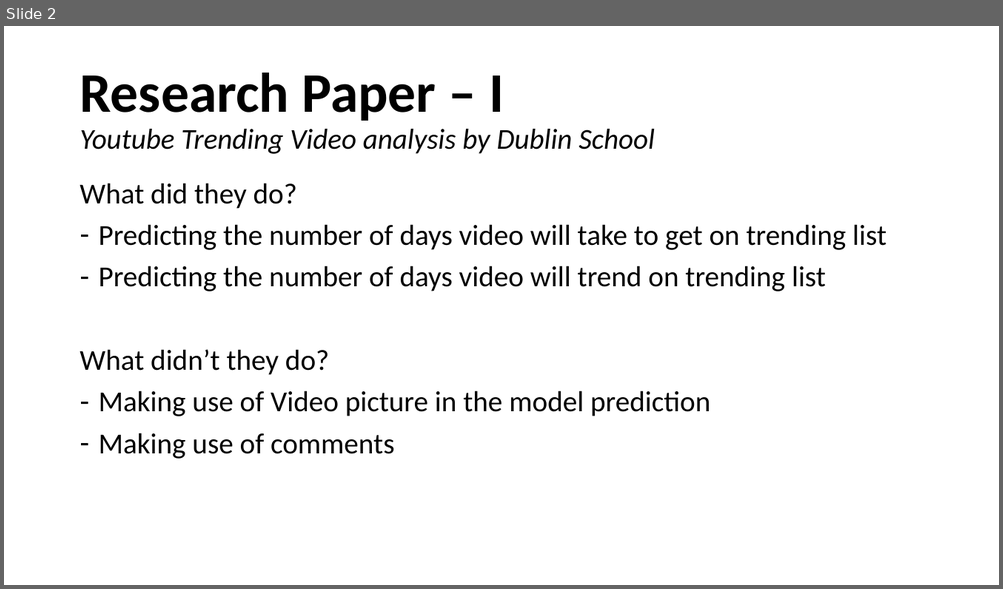
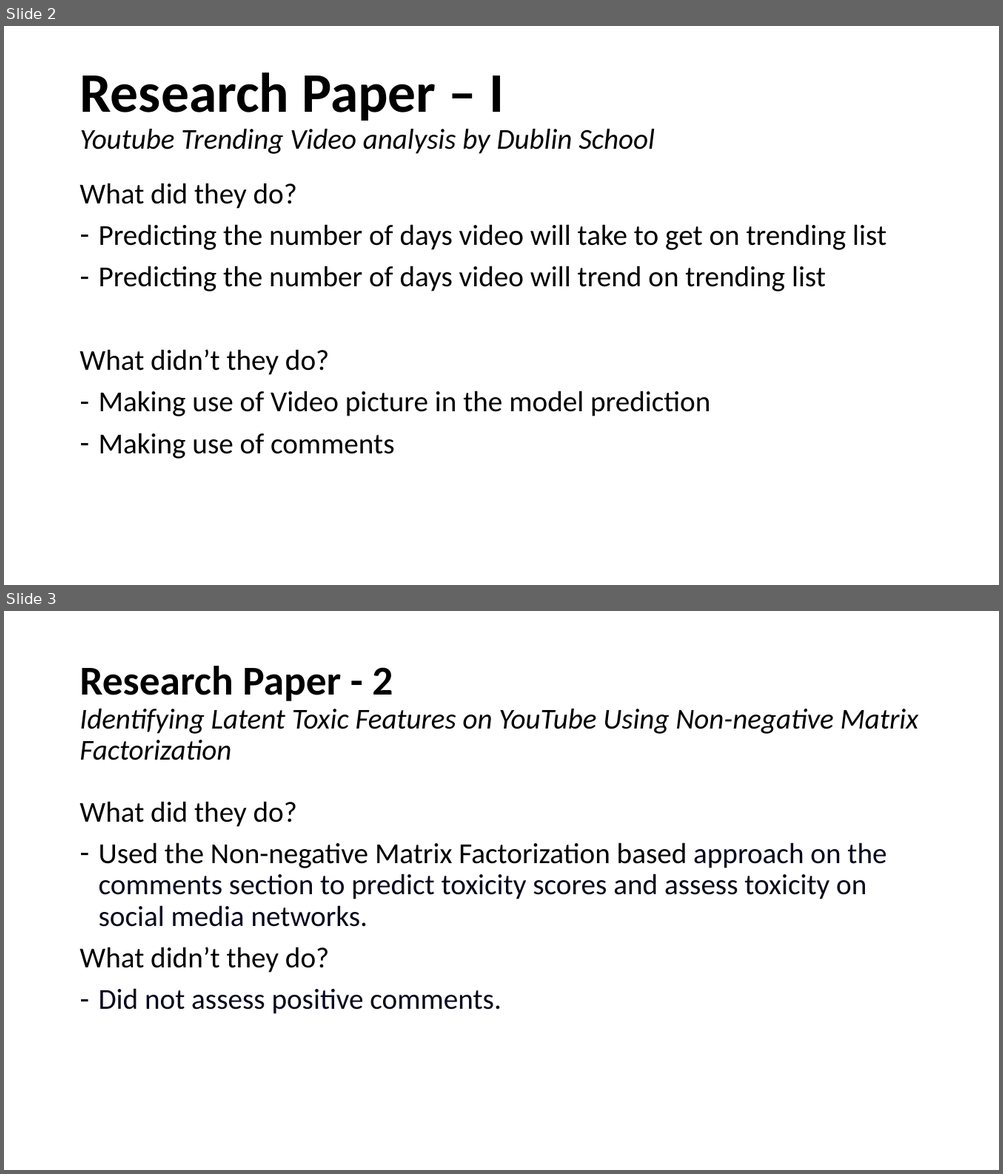
Before and after one commit to VamshiKrishna-1/Youtube_Video_Analysis_and_Prediction, a slide deck: Phase1.pptx. Shown one above the other, each under a label of ours: slide 2 before the commit, slides 2 and 3 after it. The pictures are 1003x589 and 1003x1174 pixels, drawn with LibreOffice and Linux fonts; fonts in the diff are those of the drawing. Boxes give left, top, right and bottom in pixels: in the first picture for what was removed or moved away, otherwise in the second. Text is boxed around its words. In the diff, an @@ line names an element or a change of style, - is before the commit and + after.

```diff
--- a/Phase1.pptx
+++ b/Phase1.pptx
@@ slide 3 added at bbox=[4, 611, 999, 1170], background #FFFFFF @@
@@ title added at bbox=[79, 666, 919, 760], 27.9 pt, text #000000, italic @@
+Research Paper - 2
+Identifying Latent Toxic Features on YouTube Using Non-negative Matrix Factorization
@@ text added at bbox=[79, 801, 886, 1014], 28 pt, text #07061D @@
+What did they do?
+– Used the Non-negative Matrix Factorization based approach on the comments section to predict toxicity scores and assess toxicity on social media networks.
+What didn’t they do?
+– Did not assess positive comments.
```
Also in this commit, not shown: 1 slide removed, 2 other files.
